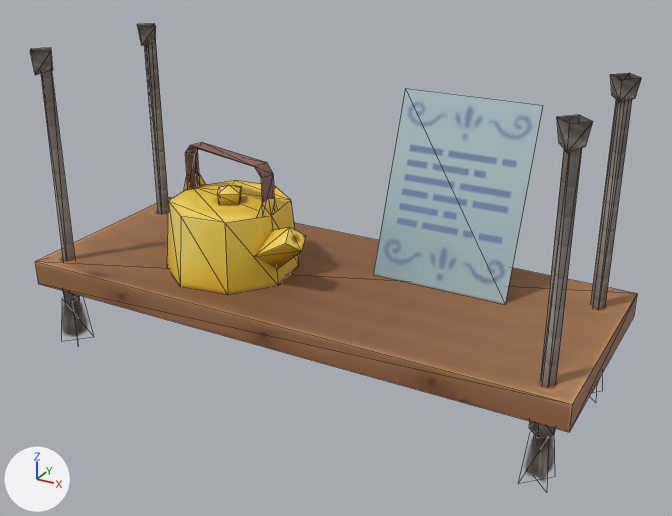
What one commit did to the FBX model Ramen_EscapaDeLaJaula_/Assets/Modelos 3D/Cocina/Clutter/EstanteriaConCosas/estanteriaConCosas_2.fbx.
Before and after are seen from a 50 mm lens placed at (0.631, -1.281, 0.616), pointed at (0.025, -0.18, 0.065). Arrows for +X, +Y and +Z are at lower left; the lights stay in place. Mesh edges are drawn as thin lines. Where no turn or scale is listed for an object, it has been applied to the vertices. Vertices at the same position are counted once.

Names of what the first picture shows: 's4studio_mesh_2'.
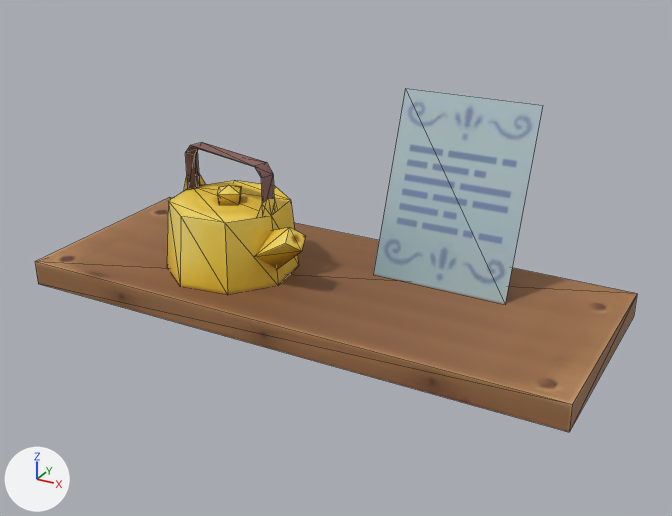
Location of each change, [x1, y1, x2, y2] in pixels of the pictures (672 x 516 px):
's4studio_mesh_2', reshaped (25% shorter): before [30, 24, 641, 482]; after [35, 88, 637, 432]
part 1 of me_s4studio_mesh_2_001, deleted: before [30, 24, 641, 482]
part 2 of me_s4studio_mesh_2_001, deleted: before [41, 39, 168, 302]
part 3 of me_s4studio_mesh_2_001, deleted: before [529, 77, 632, 438]

The change in detail:
me_s4studio_mesh_2_001 is used by ob_s4studio_mesh_2; location (0.0, 0.0, 0.0).
me_s4studio_mesh_2_001 had 213 vertices, 206 faces and spanned x -0.426..0.426, y -0.338..0.0, z -0.119..0.351.
me_s4studio_mesh_2_001 now has 109 vertices, 96 faces and spans x -0.426..0.426, y -0.338..0.0, z -0.014..0.289.
me_s4studio_mesh_2_001 part 1: 12 loose pieces with 64 vertices, spanning x -0.409..0.405, y -0.325..-0.05, z -0.119..0.351, are deleted.
Part 2, on me_s4studio_mesh_2_001:
20 vertices are removed from x -0.405..-0.374, y -0.321..-0.055, z -0.045..0.349.
27 faces are deleted.
Part 3, on me_s4studio_mesh_2_001:
20 vertices are removed from x 0.37..0.401, y -0.321..-0.055, z -0.045..0.35.
31 faces are deleted.
me_s4studio_mesh_2_001 no longer uses material mat_diffuse_009 (picture img_1_png).
